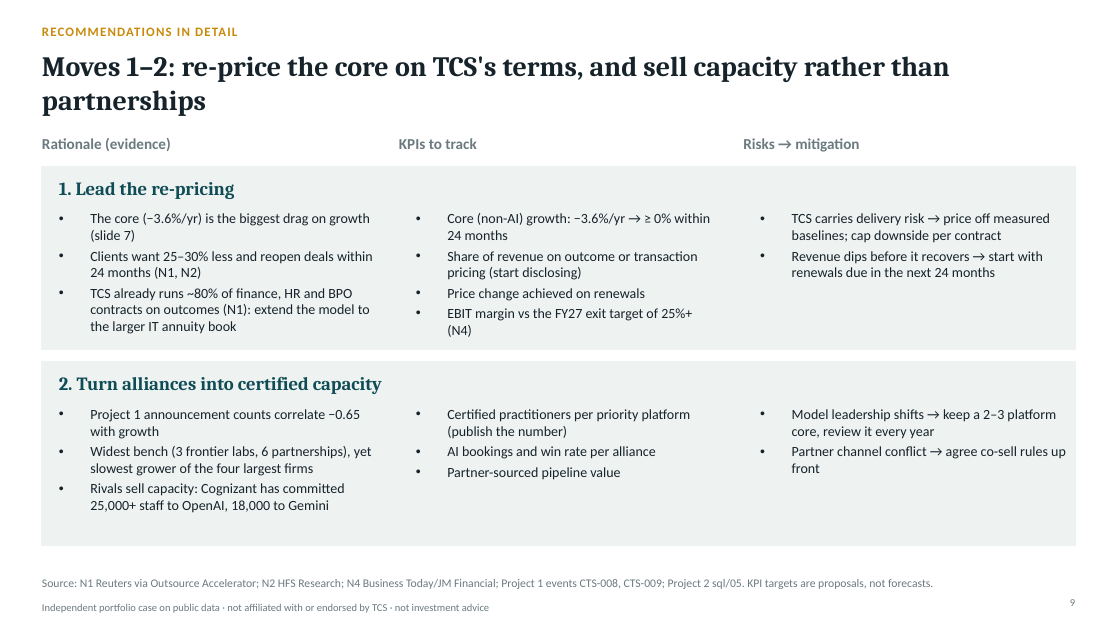
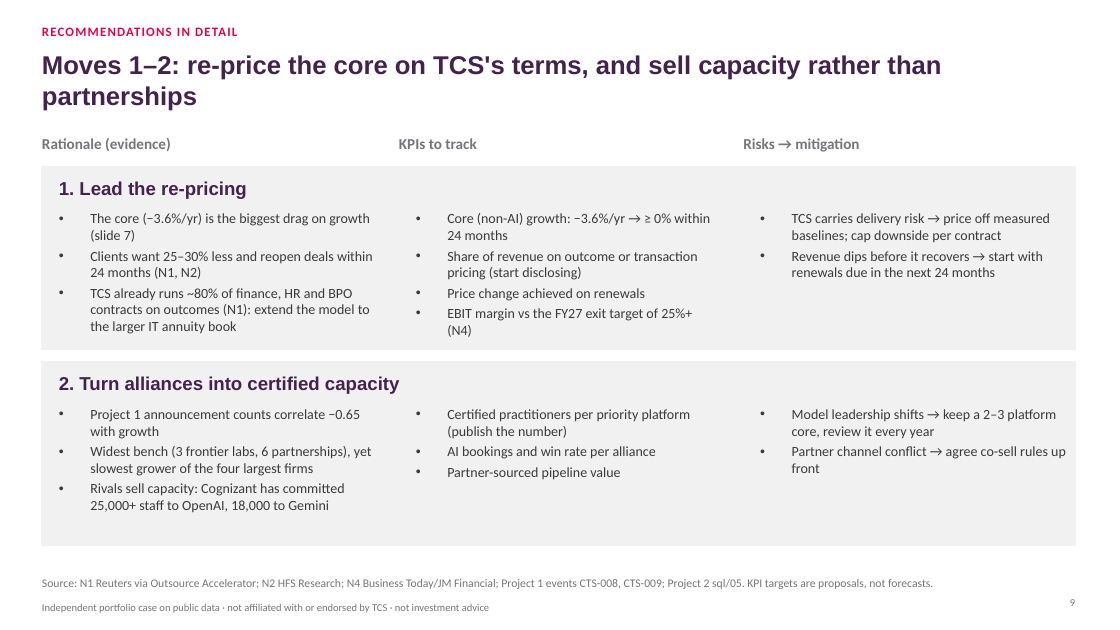
Before and after one commit to lokpriye96/ai-consulting-report-genai-services, a slide deck: slide 9 of outputs/TCS_AI_Deflation_Strategy.pptx. Drawn at 1120x630 pixels with LibreOffice and Linux fonts; fonts in the diff are those of the drawing. Boxes give left, top, right and bottom in pixels: in the first picture for what was removed or moved away, otherwise in the second. Text is boxed around its words. In the diff, an @@ line names an element or a change of style, - is before the commit and + after.

```diff
--- a/outputs/TCS_AI_Deflation_Strategy.pptx
+++ b/outputs/TCS_AI_Deflation_Strategy.pptx
@@ text "RECOMMENDATIONS IN DETAIL" at (42,27,237,36): text colour #C98A0B to #E0044E @@
@@ title "Moves 1–2: re-price the core ..." at (42,55,941,111): size 24 to 22 pt, font Cambria to Arial, text colour #16232A to #43224D @@
@@ rectangle at (42,166,1075,350): fill #EEF2F1 to #F1F1F1; outline #EEF2F1 1 pt to #F1F1F1 1 pt @@
@@ text "1. Lead the re-pricing" at (59,181,247,199): font Cambria to Arial, text colour #0F4C55 to #43224D @@
@@ rectangle at (42,362,1075,545): fill #EEF2F1 to #F1F1F1; outline #EEF2F1 1 pt to #F1F1F1 1 pt @@
@@ text "2. Turn alliances into certified ..." at (59,376,400,394): font Cambria to Arial, text colour #0F4C55 to #43224D @@
@@ text colour #16232A to #3A3A3C in 6 elements at (90,213,373,334), (447,213,710,337), (792,213,1050,277), (90,409,372,512), (447,409,691,480), (792,409,1066,473) @@
```
Also in this commit, not shown: 12 other slides changed, 21 other files.
